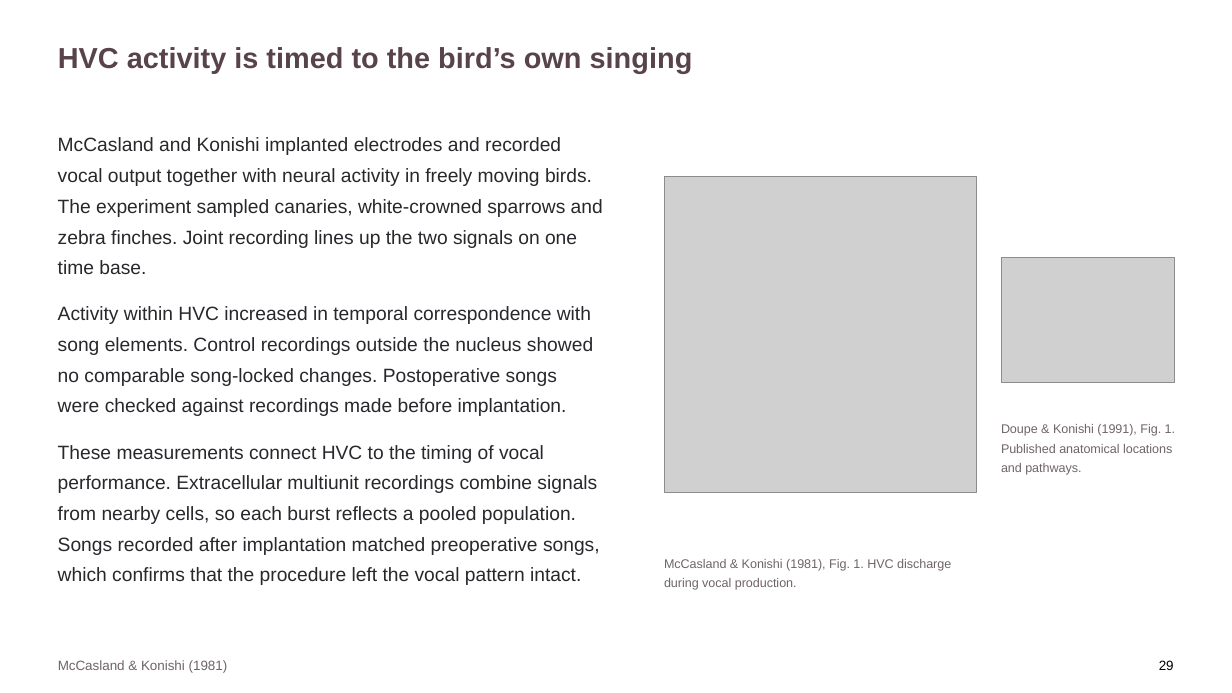
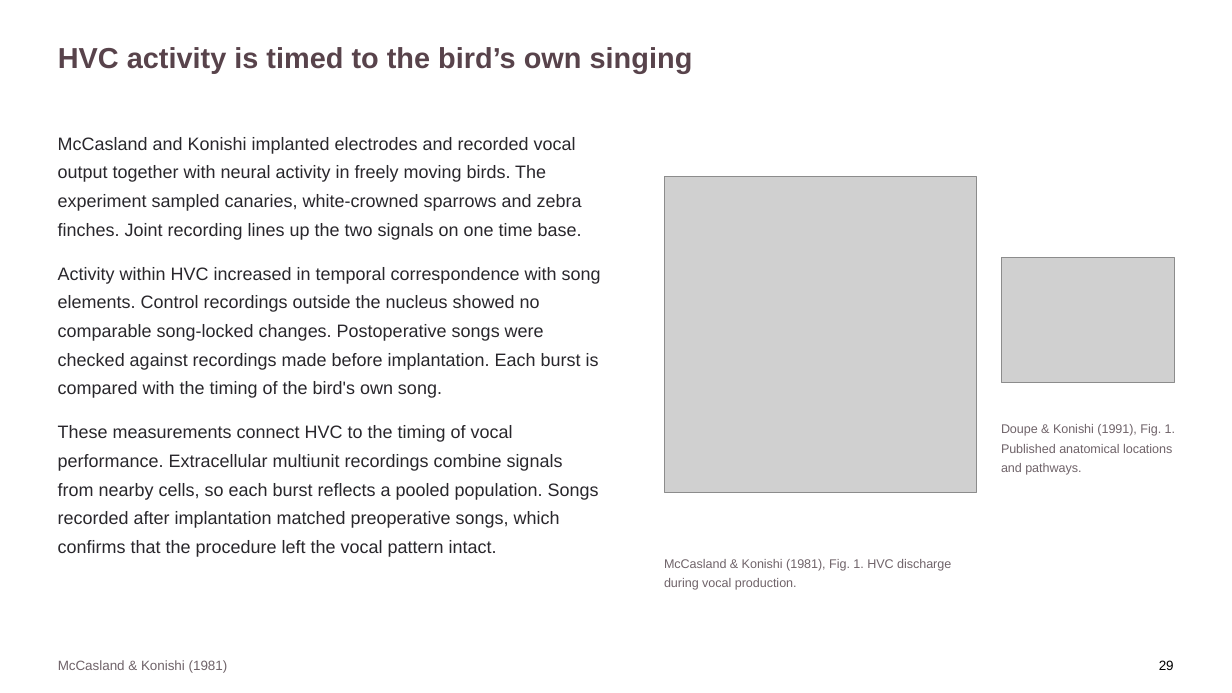
Before and after one commit to jordanxxlopez/NEUROETHOLOGY, a slide deck: slide 38 of scaffolded/Neuroethology_Lecture33_FA2026_SCAFFOLDED.pptx. Drawn at 1232x693 pixels with LibreOffice and Linux fonts; fonts in the diff are those of the drawing; grey boxes stand for pictures. Boxes give left, top, right and bottom in pixels: in the first picture for what was removed or moved away, otherwise in the second. Text is boxed around its words. In the diff, an @@ line names an element or a change of style, - is before the commit and + after.

```diff
--- a/scaffolded/Neuroethology_Lecture33_FA2026_SCAFFOLDED.pptx
+++ b/scaffolded/Neuroethology_Lecture33_FA2026_SCAFFOLDED.pptx
@@ text at box(58, 137, 599, 557): size 15 to 14 pt in "McCasland and Konishi implanted electrodes and recorded ...", "These measurements connect HVC to the timing ..." @@
@@ text at box(58, 267, 601, 398): text changed; size 15 to 14 pt @@
-Activity within HVC increased in temporal correspondence with song elements. Control recordings outside the nucleus showed no comparable song-locked changes. Postoperative songs were checked against recordings made before implantation.
+Activity within HVC increased in temporal correspondence with song elements. Control recordings outside the nucleus showed no comparable song-locked changes. Postoperative songs were checked against recordings made before implantation. Each burst is compared with the timing of the bird's own song.
```
Also in this commit, not shown: 46 other slides changed, 6 other files.
